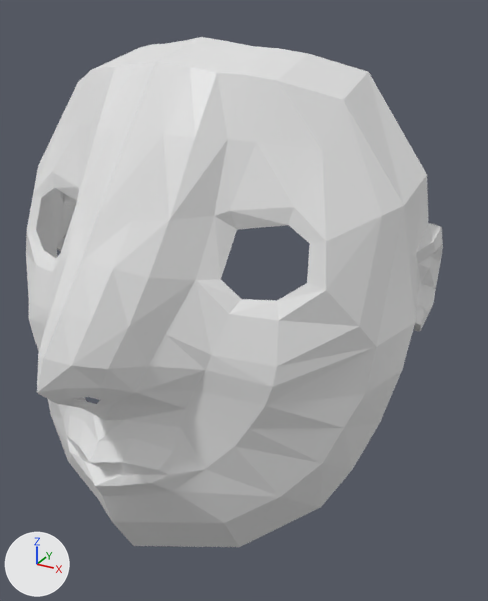
The Blender file retopology/retopology.blend: old version first, new version second.
Rendered twice from a camera (50 mm lens) standing at (1.61, -2.67, 1.79) and looking at (0.11, 0.07, 0.42). Lighting does not change. The marker at lower left points along +X, +Y and +Z.
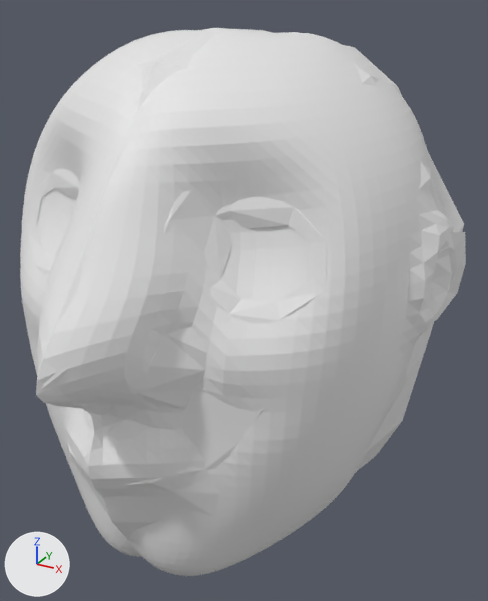
Boxes [x1, y1, x2, y2] around the edits, measured in the pictures (488 x 601 px):
```json
{"object": "Plane", "change": "reshaped", "before": [26, 37, 443, 547], "after": [27, 28, 466, 541]}
{"object": "Sphere", "change": "shown", "after": [20, 30, 455, 576]}
{"part": 1, "of": "me_plane", "change": "built on", "before": [36, 37, 443, 394], "after": [139, 28, 466, 472]}
```

Edits to the scene script, one JSON object a line:
```json
{"block": "me_plane", "where": "# used by ob_plane; location = (0.0, 0.0, 0.0)"}
{"op": "remove", "block": "me_plane", "code": "me_plane.from_pydata(...)  # 147 vertices, 125 faces; spans x 0.0..1.03, y -1.23..0.24, z -0.52..1.66"}
{"op": "add", "block": "me_plane", "code": "me_plane.from_pydata(...)  # 174 vertices, 151 faces; spans x 0.0..1.13, y -1.23..0.46, z -0.86..1.69"}
{"block": "me_plane", "change": "me_plane part 1"}
{"block": "me_plane", "change": "2 vertices are removed from x 0.96..0.97, y 0.12..0.16, z 0.86..0.87"}
{"block": "me_plane", "change": "5 faces are deleted"}
{"block": "me_plane", "change": "3 vertices in x 1.0..1.03, y 0.06..0.11, z 0.59..0.84 move by (0.02, -0.01, 0.0)"}
{"block": "me_plane", "change": "37 vertices move from x 0.0..1.03, y -0.1..0.24, z 0.48..1.66 to x 0.0..1.13, y -0.03..0.23, z 0.49..1.69"}
{"block": "me_plane", "change": "29 vertices are added at x 0.0..1.06, y -0.53..0.46, z -0.86..1.67"}
{"block": "me_plane", "change": "31 new faces join them"}
{"op": "remove", "block": "ob_sphere", "code": "ob_sphere.hide_set(True)"}
```
